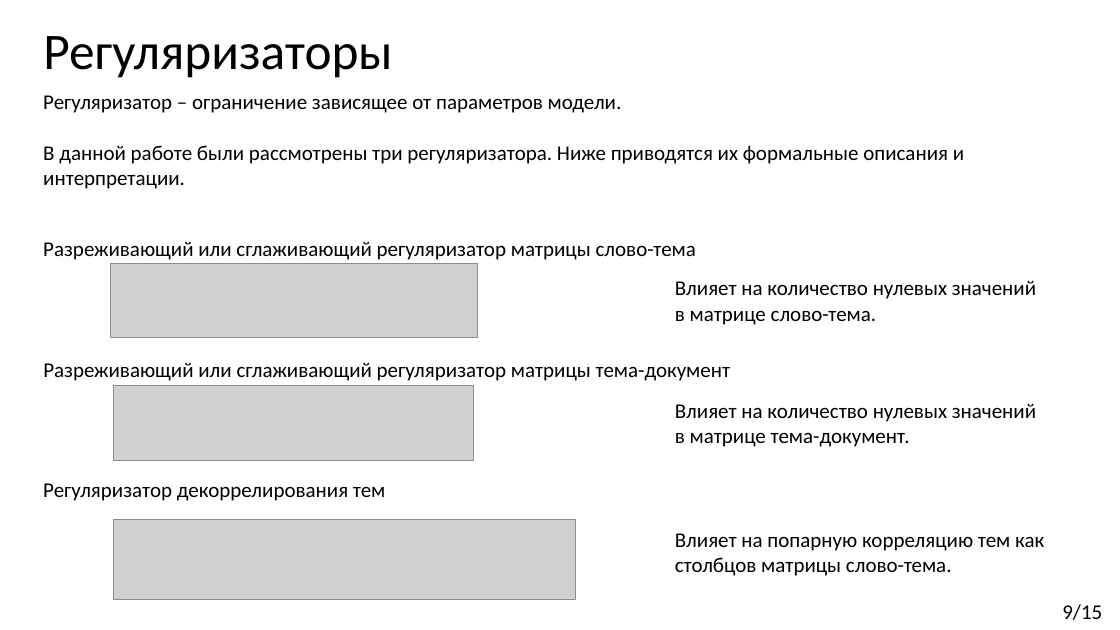
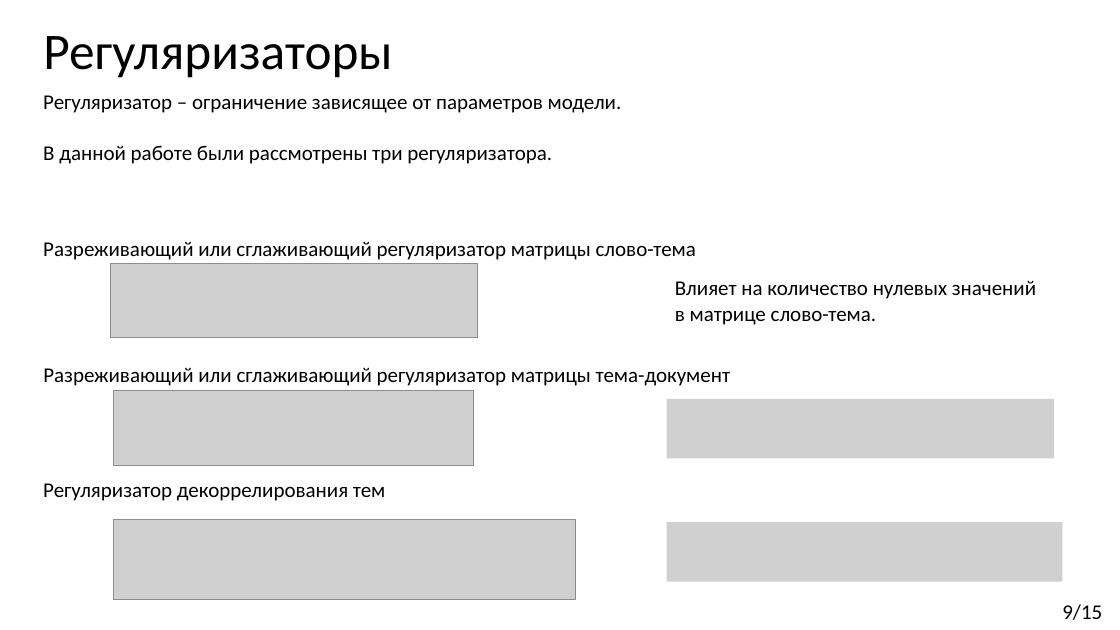
Before and after one commit to Kirmark/bachelor-qualification-work, a slide deck: slide 9 of presentation/presentation.pptx. Drawn at 1120x630 pixels with LibreOffice and Linux fonts; fonts in the diff are those of the drawing; grey boxes stand for pictures. Boxes give left, top, right and bottom in pixels: in the first picture for what was removed or moved away, otherwise in the second. Text is boxed around its words. In the diff, an @@ line names an element or a change of style, - is before the commit and + after.

```diff
--- a/presentation/presentation.pptx
+++ b/presentation/presentation.pptx
@@ text at <box>43,145,552,164</box>: text changed @@
-В данной работе были рассмотрены три регуляризатора. Ниже приводятся их формальные описания и интерпретации.
+В данной работе были рассмотрены три регуляризатора.
@@ text "Разреживающий или сглаживающий регуляризатор матрицы ...": place and size @@
-text "Разреживающий или сглаживающий регуляризатор матрицы ..." at <box>43,362,731,381</box>
+text "Разреживающий или сглаживающий регуляризатор матрицы ..." at <box>43,367,731,386</box>
@@ picture: place and size @@
-picture at <box>113,386,474,460</box>
+picture at <box>113,391,474,465</box>
@@ picture added at <box>667,399,1054,459</box> @@
@@ text removed at <box>675,403,1036,447</box> @@
-Влияет на количество нулевых значений
-в матрице тема-документ.
@@ picture added at <box>667,523,1063,582</box> @@
@@ text removed at <box>675,533,1044,576</box> @@
-Влияет на попарную корреляцию тем как
-столбцов матрицы слово-тема.
```
Also in this commit, not shown: 3 other slides changed, 1 other file.
